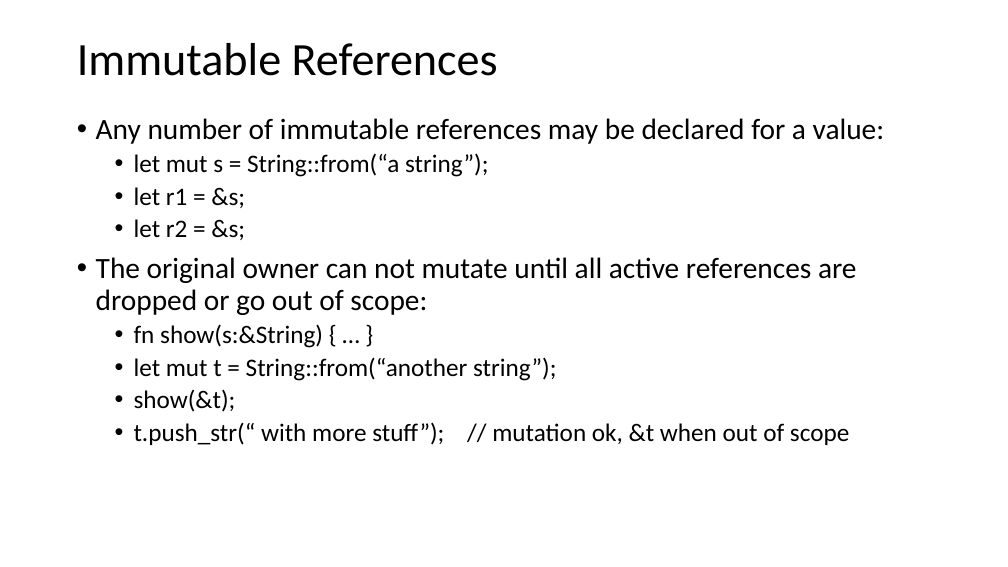
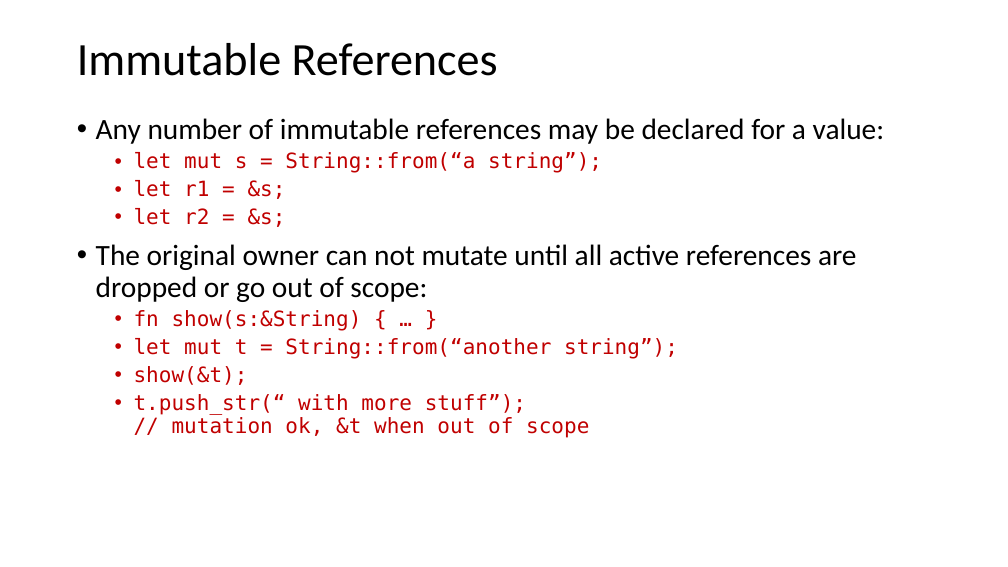
Before and after one commit to JimFawcett/JimFawcett.github.io, a slide deck: slide 27 of Resources/RustModels.pptx (slide 31 before the commit). Drawn at 1008x567 pixels with LibreOffice and Linux fonts; fonts in the diff are those of the drawing. Boxes give left, top, right and bottom in pixels: in the first picture for what was removed or moved away, otherwise in the second. Text is boxed around its words. In the diff, an @@ line names an element or a change of style, - is before the commit and + after.

```diff
--- a/Resources/RustModels.pptx
+++ b/Resources/RustModels.pptx
@@ text at (134, 152, 678, 438): size 24 to 20 pt, font Calibri to DejaVu Sans Mono, text colour #000000 to #C00000 in "let mut s = String::from(“a string”);", "let r1 = &s;", "let r2 = &s;", "fn show(s:&String) { … }" and 3 more places @@
```
Also in this commit, not shown: 19 other slides changed, 7 slides added.
